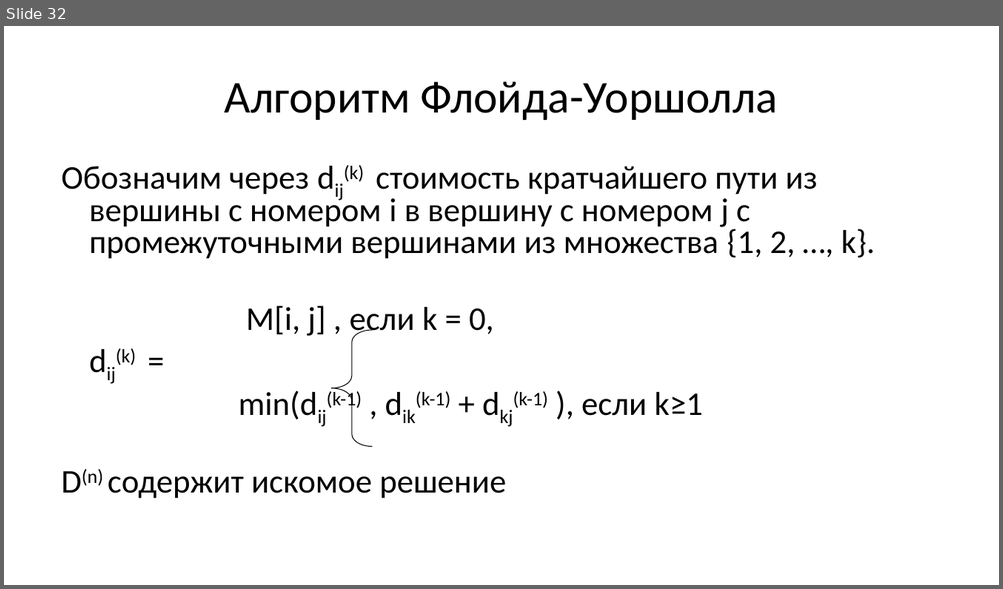
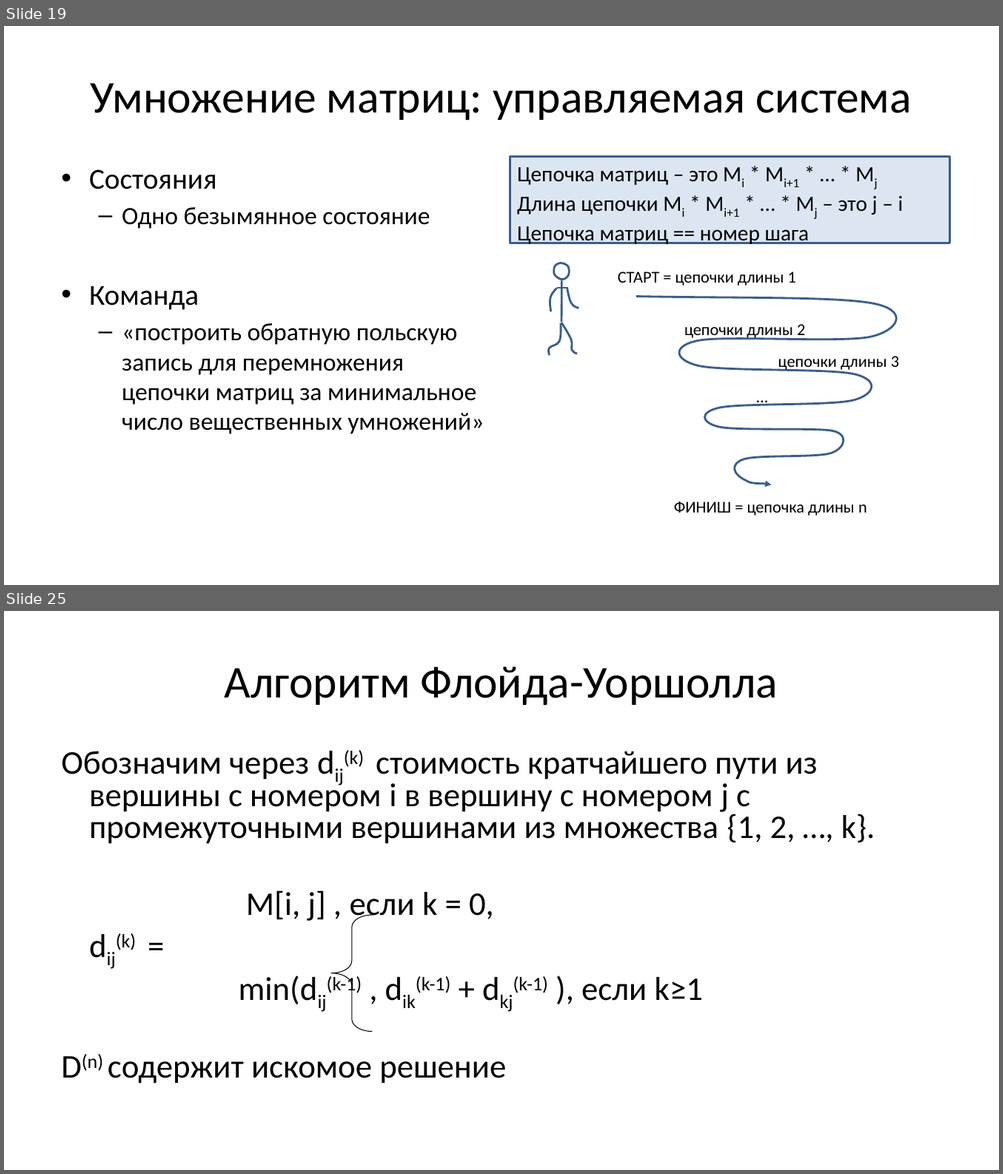
Before and after one commit to Evgueni-Petrov-aka-espetrov/Algorithms-and-Programming-in-C-pptx, a slide deck: 21 Динамическое программирование.pptx. Shown one above the other, each under a label of ours: slide 32 before the commit, slides 19 and 25 after it; the slides between them are not shown. The pictures are 1003x589 and 1003x1174 pixels, drawn with LibreOffice and Linux fonts; fonts in the diff are those of the drawing. Boxes give left, top, right and bottom in pixels: in the first picture for what was removed or moved away, otherwise in the second. Text is boxed around its words. In the diff, an @@ line names an element or a change of style, - is before the commit and + after.

Commit message:
улучшил картинки и псевдо код для задачи о рюкзаке, упаковке и матрицах

```diff
--- a/21 Динамическое программирование.pptx
+++ b/21 Динамическое программирование.pptx
@@ slide 19 added at <box>4,26,999,585</box>, background #FFFFFF @@
@@ title added at <box>90,83,911,120</box>, 44 pt, text #000000 @@
+Умножение матриц: управляемая система
@@ rectangle added at <box>510,156,950,243</box>, fill #DCE6F2, outline #3A5F8C 2 pt, 21 pt, text #000000 @@
+Цепочка матриц – это Mi * Mi+1 * … * Mj
+Длина цепочки Mi * Mi+1 * … * Mj – это j – i
+Цепочка матриц == номер шага
@@ text added at <box>89,170,484,434</box>, 24 pt, text #000000 @@
+• Состояния
+  – Одно безымянное состояние
+• Команда
+  – «построить обратную польскую запись для перемножения цепочки матриц за минимальное число вещественных умножений»
@@ group added at <box>549,264,579,355</box>: 7 freeform shapes @@
@@ group added at <box>617,272,899,516</box>: 5 texts, 1 freeform shape @@
+СТАРТ = цепочки длины 1
+цепочки длины 2
+цепочки длины 3
+…
+ФИНИШ = цепочка длины n
@@ what was slide 32 is now slide 25 @@
```
Also in this commit, not shown: 17 slides changed, 11 other slides added, 14 slides removed.
